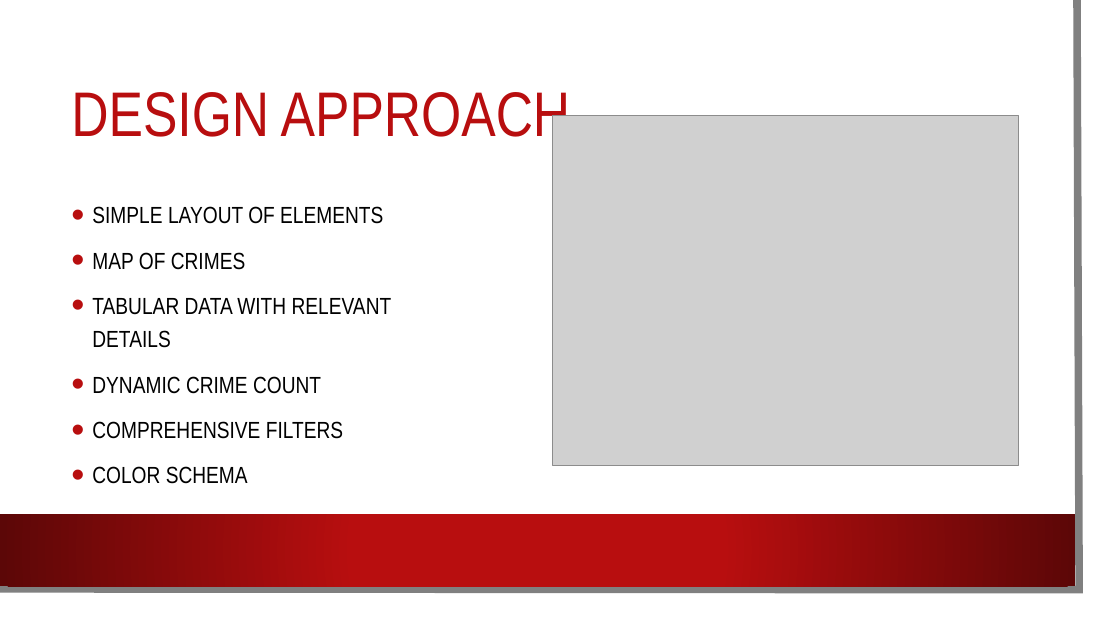
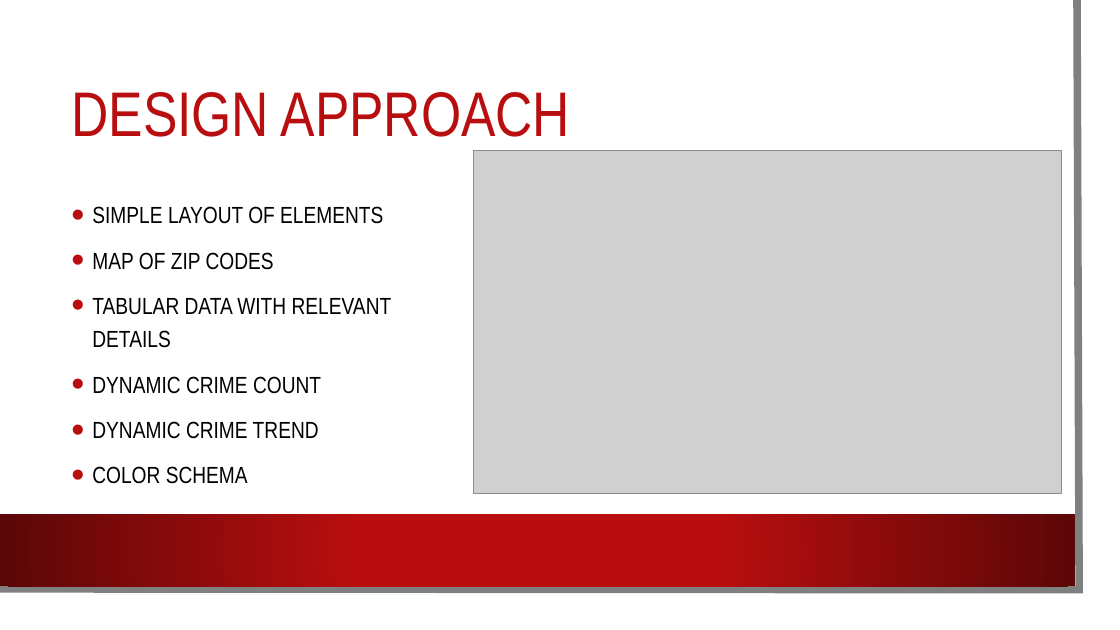
Before and after one commit to voite1/UW_Data_Visualization_300, a slide deck: slide 5 of Final_Project/Seattle Crimes Presentation.pptx. Drawn at 1120x630 pixels with LibreOffice and Linux fonts; fonts in the diff are those of the drawing; grey boxes stand for pictures; background and template pictures are left out. Boxes give left, top, right and bottom in pixels: in the first picture for what was removed or moved away, otherwise in the second. Text is boxed around its words. In the diff, an @@ line names an element or a change of style, - is before the commit and + after.

```diff
--- a/Final_Project/Seattle Crimes Presentation.pptx
+++ b/Final_Project/Seattle Crimes Presentation.pptx
@@ picture: place and size @@
-picture at [552, 116, 1018, 465]
+picture at [473, 150, 1062, 494]
@@ text at [92, 252, 274, 270]: text changed @@
-• MAP OF CRIMES
+• MAP OF ZIP CODES
@@ text at [92, 421, 319, 439]: text changed @@
-• COMPREHENSIVE FILTERS
+• DYNAMIC CRIME TREND
```
Also in this commit, not shown: 4 other files.
